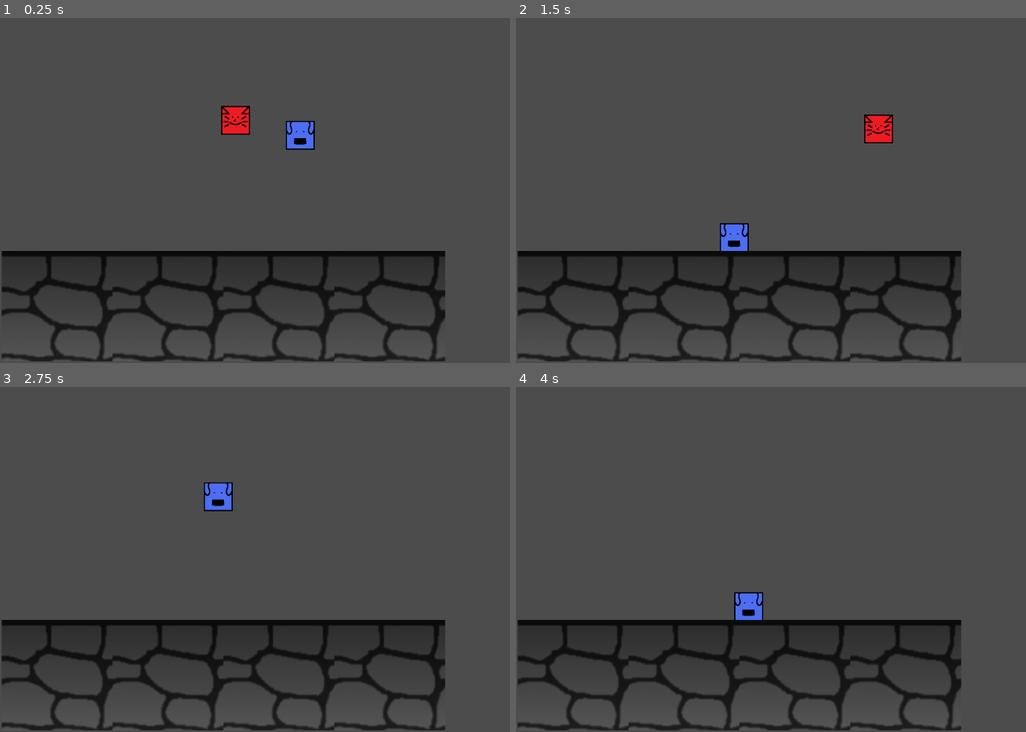
Above: before the commit, frames 1-4 (two rows, left to right).
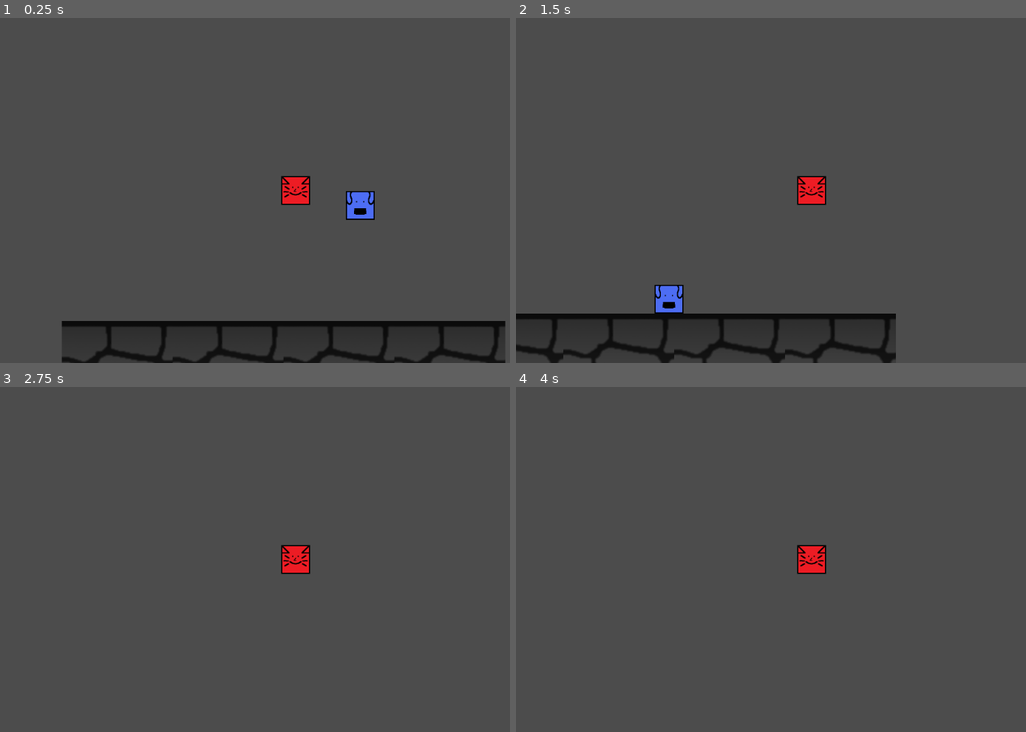
Above: after the commit, the same moments.

Repository: Pyro569/Stranded-in-the-Sewers
Game: Godot game, scene res://Game.tscn
Two runs of this game, one before a commit and one after it. Both use one fixed random seed, a clock stepped at 60 frames per second and the inputs below.
Inputs:
- Up to frame 1 (0.25 s): no input
- Up to frame 2 (1.5 s): hold Left (move_left2) 0.53-1.28 s; hold D (move_right) from 0.53 s (still down); tap W (move_up) at 0.77 s; tap Right (move_right2) at 1.35 s
- Up to frame 3 (2.75 s): tap W (move_up) at 1.52 s; release D (move_right) at 2.03 s; hold A (move_left) from 2.03 s (still down); hold Up (move_up2) from 2.03 s (still down)
- Up to frame 4 (4 s): release A (move_left) at 2.78 s; release Up (move_up2) at 2.78 s; hold D (move_right) from 2.78 s (still down); tap Left (move_left2) at 2.85 s; tap W (move_up) at 3.02, 3.77 s; tap Enter at 3.5 s; hold Right (move_right2) from 3.53 s (still down)

The runs differ from the first frame. In frame 1, 19% of the frame differs, in the area x 0-100%, y 25-100%; in frame 2, 16%; in frame 3, 13%; in frame 4, 13%.

Commit message:
ADDED FIX THING

Diff:
--- a/Assets/Scripts/Player.gd
+++ b/Assets/Scripts/Player.gd
@@ -21,11 +21,11 @@
 	elif is_on_floor():
 		velocity.x = 0
 
-
 	if UpDown:
 		if is_on_floor():
 			velocity.y = - JUMPSPEED
 
+
 	velocity.y += GRAVITY
 
 	move_and_slide(velocity, FLOOR)
--- a/Game.tscn
+++ b/Game.tscn
@@ -21,7 +21,7 @@
 } ]
 
 [sub_resource type="RectangleShape2D" id=2]
-extents = Vector2( 25, 23 )
+extents = Vector2( 25, 25 )
 
 [sub_resource type="ConvexPolygonShape2D" id=5]
 points = PoolVector2Array( 192, 192, 0, 192, 0, 0, 192, 0 )
@@ -112,6 +112,7 @@
 
 [node name="Camera2D" type="Camera2D" parent="Players/Cat/KinematicBody2D"]
 position = Vector2( 120, 108 )
+current = true
 
 [node name="Dog" type="Node2D" parent="Players"]
 position = Vector2( 112, 26 )
